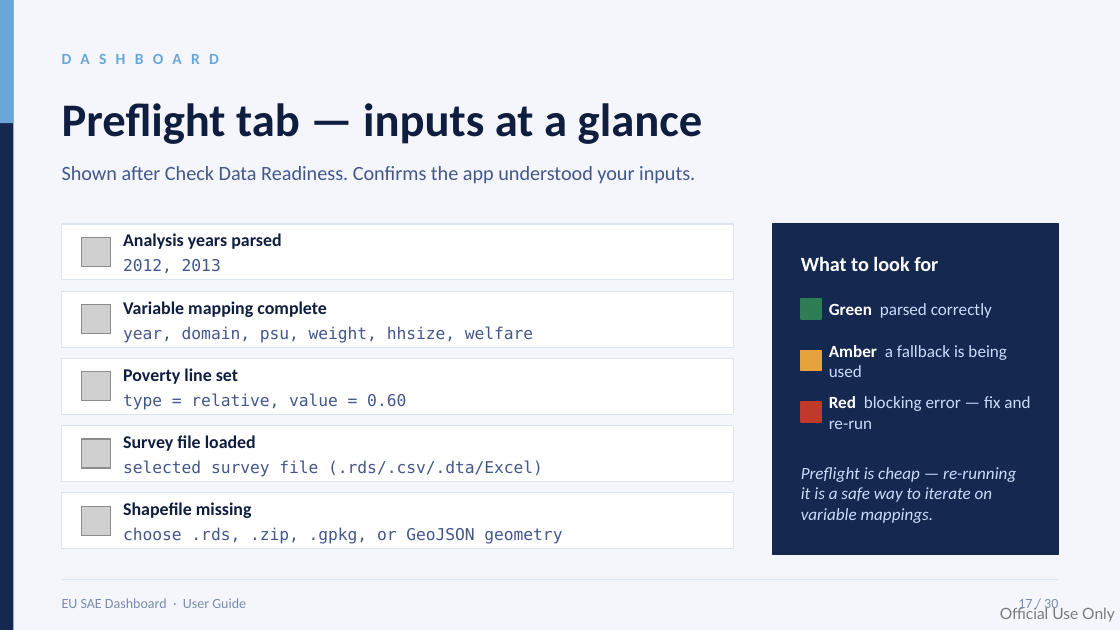
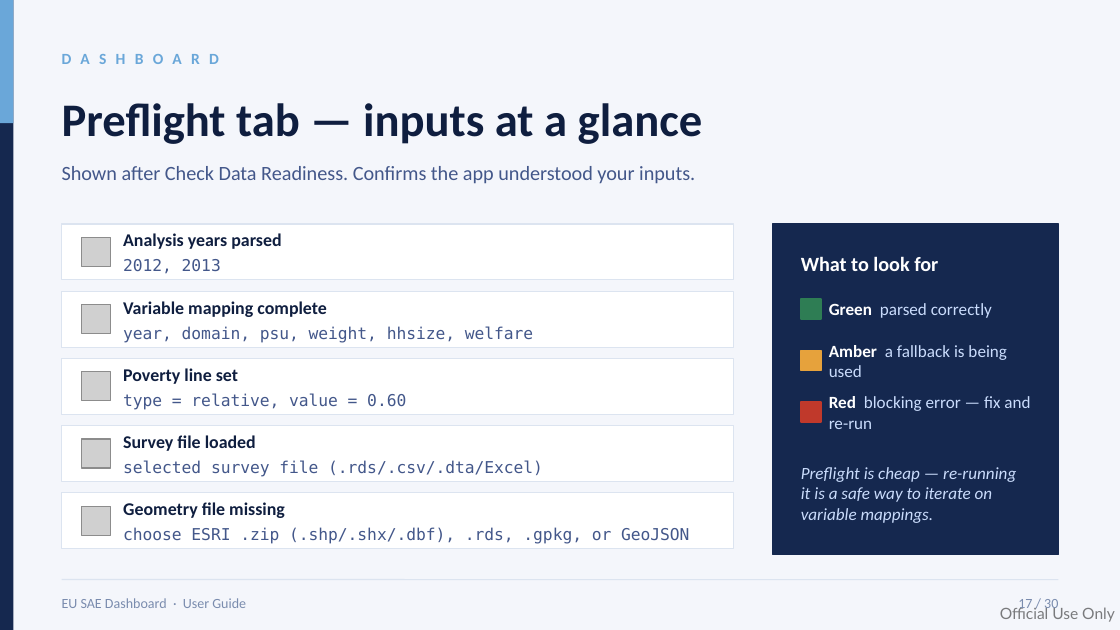
Before and after one commit to Noboyoshida227/EU_SAE_application_package, a slide deck: slide 17 of instructions/EU_SAE_User_Guide_Dashboard_v4.pptx. Drawn at 1120x630 pixels with LibreOffice and Linux fonts; fonts in the diff are those of the drawing; grey boxes stand for pictures. Boxes give left, top, right and bottom in pixels: in the first picture for what was removed or moved away, otherwise in the second. Text is boxed around its words. In the diff, an @@ line names an element or a change of style, - is before the commit and + after.

Commit message:
Validate ESRI shapefile components & UI updates
Add explicit validation for ESRI shapefile components and clarify UI/help text. Implement sae_validate_esri_shapefile_components() to require .shp, .shx and .dbf (and error with a helpful message listing missing parts), and call it from sae_read_geometry_input(). Update app UI and server messages to instruct users to upload a single .zip containing all shapefile components and adjust accepted geometry formats. Also include updated binary instruction/guidance documents (docx, pdf, pptx). This prevents missing .dbf/.shx issues that break mapping joins and makes user guidance consistent with the reader behavior.

```diff
--- a/instructions/EU_SAE_User_Guide_Dashboard_v4.pptx
+++ b/instructions/EU_SAE_User_Guide_Dashboard_v4.pptx
@@ text at (x1=123, y1=502, x2=285, y2=518): text changed @@
-Shapefile missing
+Geometry file missing
@@ text at (x1=123, y1=527, x2=689, y2=544): text changed @@
-choose .rds, .zip, .gpkg, or GeoJSON geometry
+choose ESRI .zip (.shp/.shx/.dbf), .rds, .gpkg, or GeoJSON
```
Also in this commit, not shown: 2 other slides changed, 4 other files.
